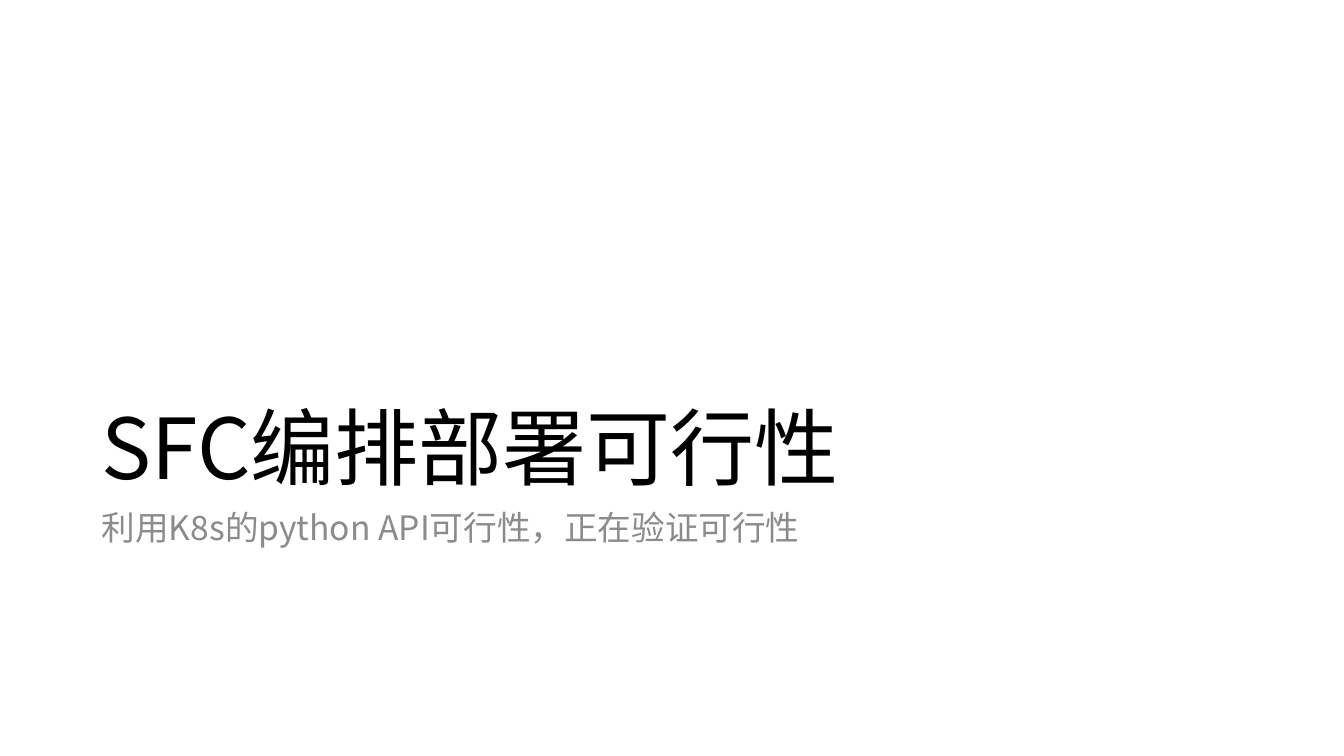
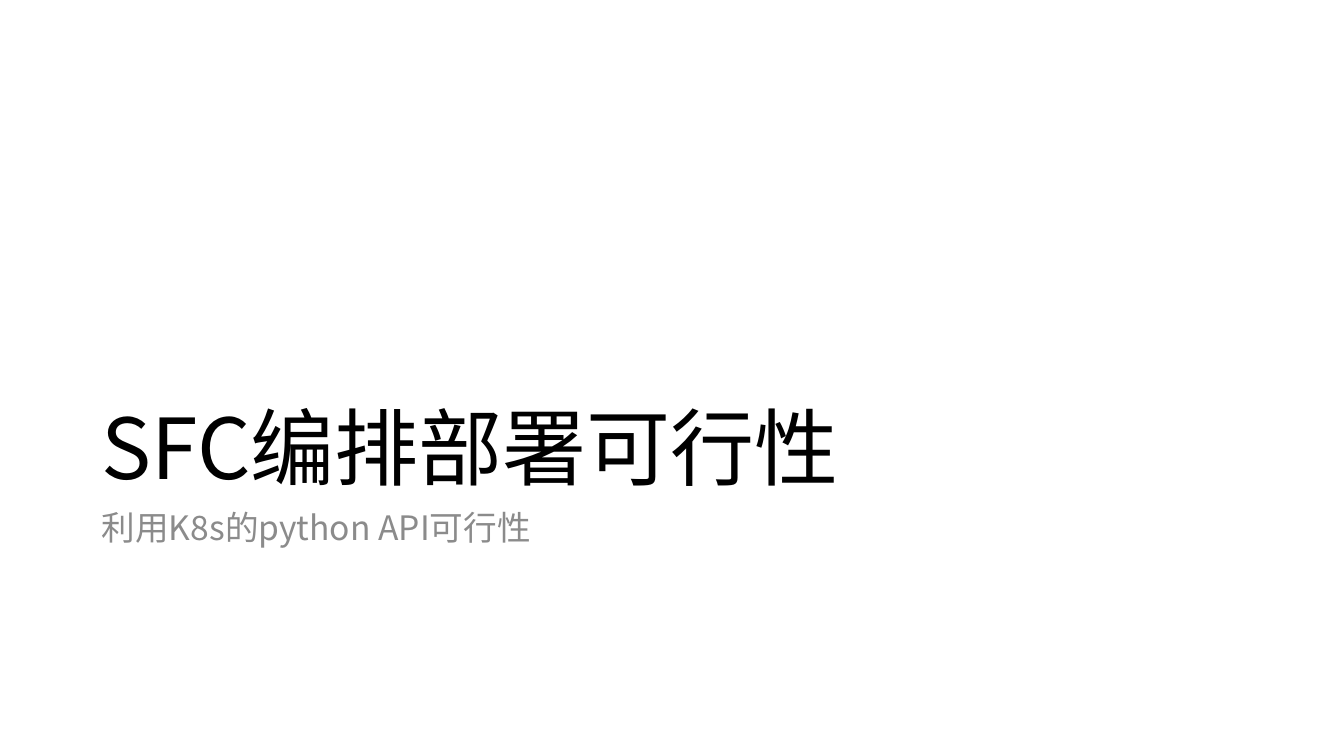
Before and after one commit to magaboomchen/SelfAdaptiveMano, a slide deck: slide 10 of doc/SoftwareEngineering/SoftwareRequirements/RequirementFeasibility.pptx (slide 4 before the commit). Drawn at 1344x756 pixels with LibreOffice and Linux fonts; fonts in the diff are those of the drawing. Boxes give left, top, right and bottom in pixels: in the first picture for what was removed or moved away, otherwise in the second. Text is boxed around its words. In the diff, an @@ line names an element or a change of style, - is before the commit and + after.

```diff
--- a/doc/SoftwareEngineering/SoftwareRequirements/RequirementFeasibility.pptx
+++ b/doc/SoftwareEngineering/SoftwareRequirements/RequirementFeasibility.pptx
@@ text at (x1=102, y1=512, x2=530, y2=548): text changed @@
-利用K8s的python API可行性，正在验证可行性
+利用K8s的python API可行性
```
Also in this commit, not shown: 5 other slides changed, 10 slides added, 5 other files.
